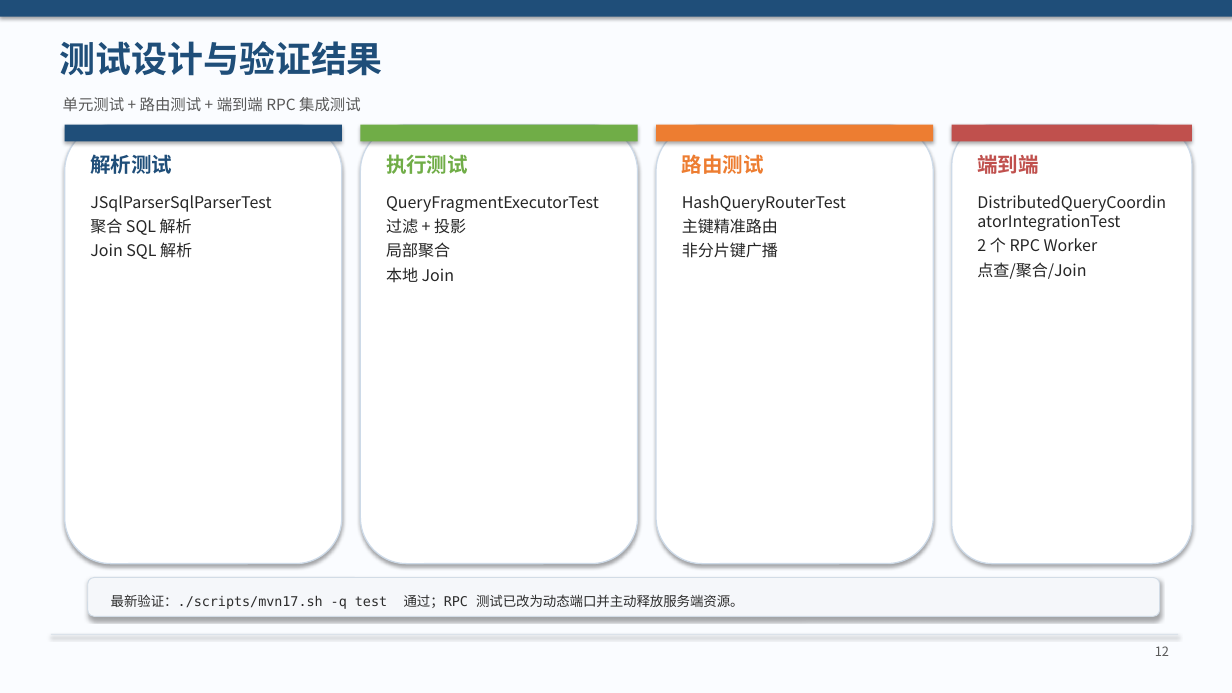
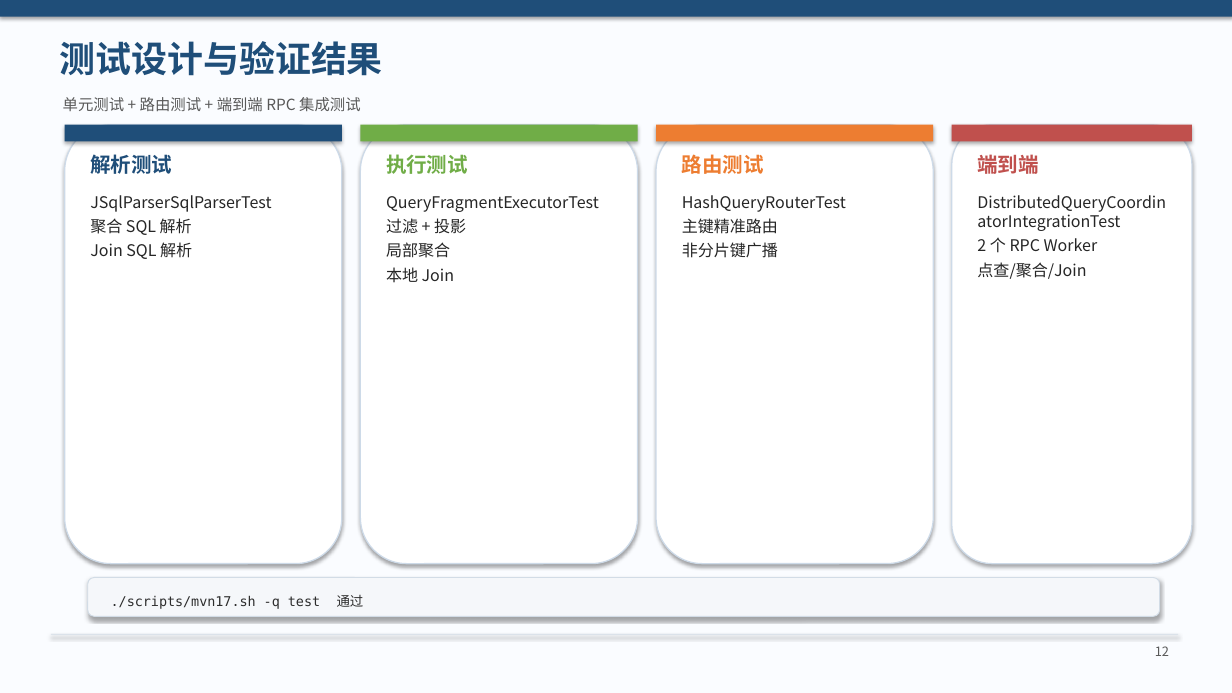
Before and after one commit to cyw5807/minisql-cluster, a slide deck: slide 12 of document/分布式查询引擎模块汇报PPT-郭子安.pptx. Drawn at 1232x693 pixels with LibreOffice and Linux fonts; fonts in the diff are those of the drawing. Boxes give left, top, right and bottom in pixels: in the first picture for what was removed or moved away, otherwise in the second. Text is boxed around its words. In the diff, an @@ line names an element or a change of style, - is before the commit and + after.

```diff
--- a/document/分布式查询引擎模块汇报PPT-郭子安.pptx
+++ b/document/分布式查询引擎模块汇报PPT-郭子安.pptx
@@ text at (111, 595, 364, 609): text changed @@
-最新验证：./scripts/mvn17.sh -q test 通过；RPC 测试已改为动态端口并主动释放服务端资源。
+./scripts/mvn17.sh -q test 通过
```
Also in this commit, not shown: 2 other files.
